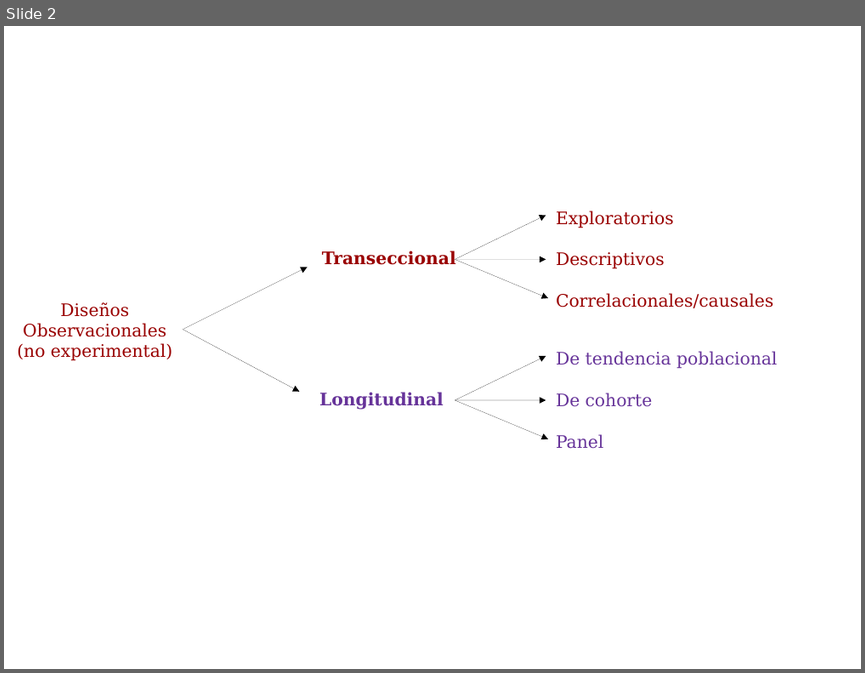
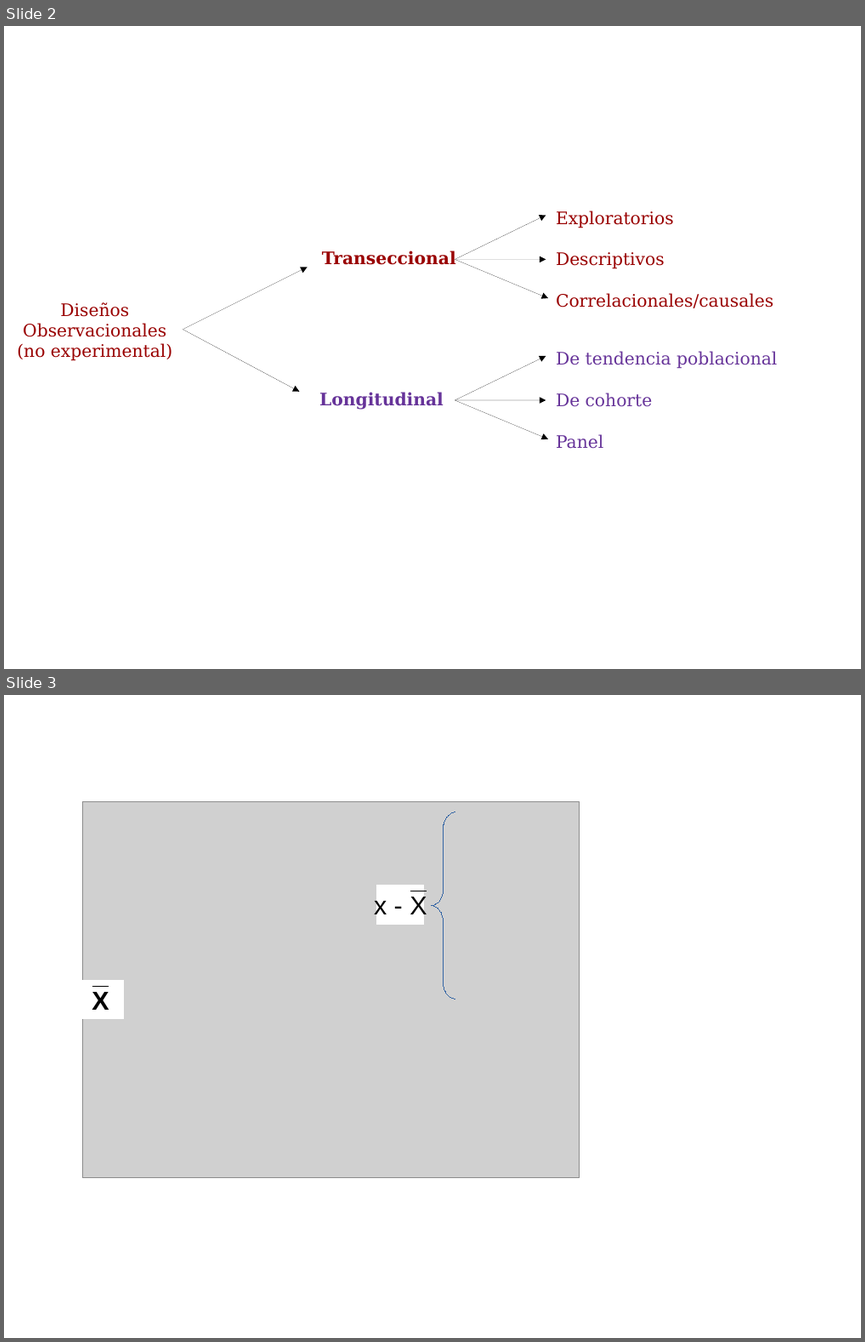
Before and after one commit to juancarloscastillo/estrategias-ic, a slide deck: public/docpres/images/diagramas.odp. Shown one above the other, each under a label of ours: slide 2 before the commit, slides 2 and 3 after it. The pictures are 865x673 and 865x1342 pixels, drawn with LibreOffice and Linux fonts; fonts in the diff are those of the drawing; grey boxes stand for pictures. Boxes give left, top, right and bottom in pixels: in the first picture for what was removed or moved away, otherwise in the second. Text is boxed around its words. In the diff, an @@ line names an element or a change of style, - is before the commit and + after.

```diff
--- a/public/docpres/images/diagramas.odp
+++ b/public/docpres/images/diagramas.odp
@@ slide 3 added at (4,695,861,1338), background #FFFFFF @@
@@ picture added at (82,801,579,1178) @@
@@ freeform shape added at (432,812,455,999), outline #3465A4 0 pt @@
@@ rectangle added at (377,885,424,925), fill #FFFFFF, outline #FFFFFF 0 pt, 24 pt, text #000000 @@
+x - X
@@ line added from (410, 891) to (426, 891), #000000 0 pt @@
@@ rectangle added at (77,981,124,1019), fill #FFFFFF, outline #FFFFFF 0 pt, 24 pt, text #000000, bold @@
+X
@@ line added from (92, 987) to (109, 987), #000000 0 pt @@
```
Also in this commit, not shown: 53 other files.
